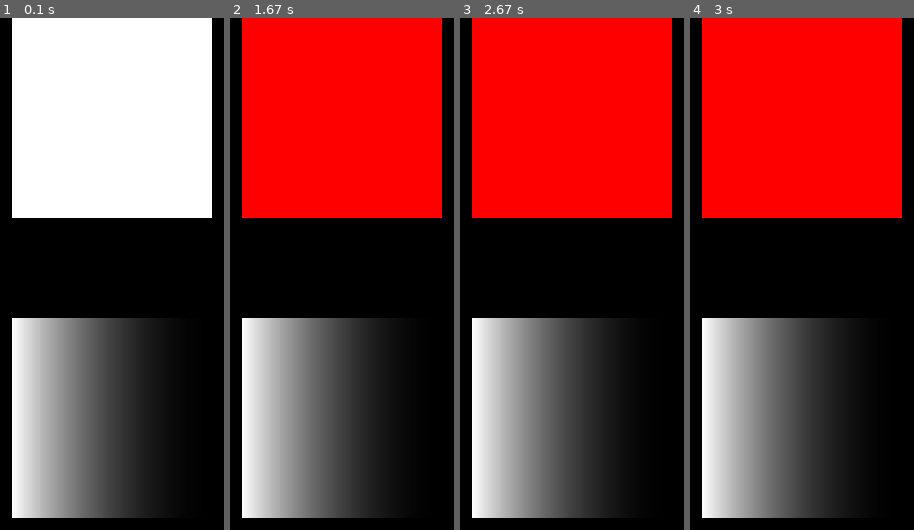
Above: before the commit, frames 1-4 (left to right).
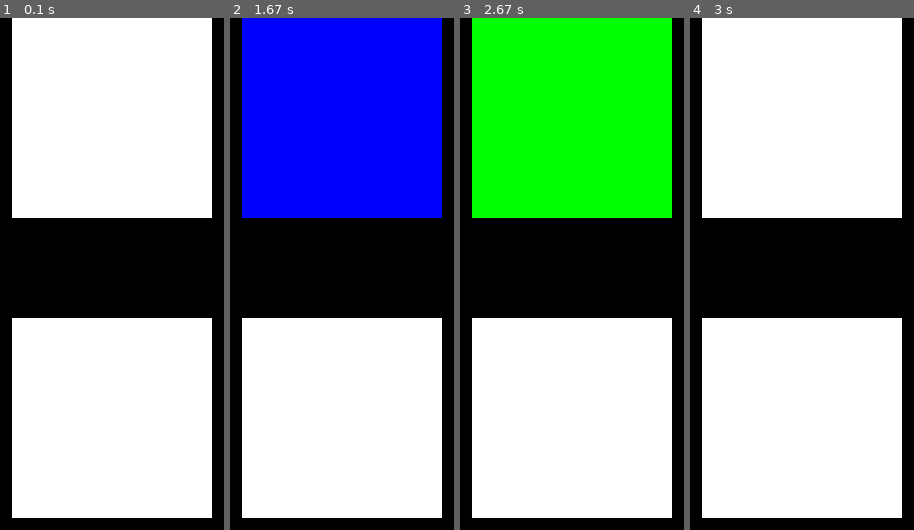
Above: after the commit, the same moments.

Repository: maplegend/pysmile
Game: pygame game, started from examples/simple_menu/run.py
Same seed, same stepped clock (60 frames per second), same inputs: the game is played once before the commit and once after it.
Inputs (mouse positions are in pixels of both pictures, inside the frame that each line leads up to):
- Up to frame 1 (0.1 s): no input
- Up to frame 2 (1.67 s): press the mouse at (342, 120) at 0.37 s; move the mouse to (outside the picture) at 0.47 s; release the mouse at (outside the picture) at 0.6 s; press the mouse at (342, 120) at 1.2 s; move the mouse to (386, 197) at 1.3 s; release the mouse at (429, 274) at 1.43 s; press the mouse at (342, 120) at 1.53 s; move the mouse to (348, 135) at 1.63 s
- Up to frame 3 (2.67 s): release the mouse at (583, 156) at 1.77 s; press the mouse at (572, 120) at 1.87 s; move the mouse to (556, 483) at 1.97 s; release the mouse at (outside the picture) at 2.1 s; click (471, 186) at 2.22 s; press the mouse at (572, 120) at 2.53 s; move the mouse to (639, 166) at 2.63 s
- Up to frame 4 (3 s): release the mouse at (outside the picture) at 2.77 s

The runs differ from the first frame. In frame 1, 33% of the frame differs, in the area x 9-95%, y 58-98%; in frame 2, 68%, in the area x 5-95%, y 0-98%; in frame 3, 68%; in frame 4, 68%.

Commit message:
Fixed shaders Added Button Component

Diff:
--- a/examples/simple_menu/assets/button_shader.frag
+++ b/examples/simple_menu/assets/button_shader.frag
@@ -1,13 +1,19 @@
-uniform float x_coord;
-uniform vec4 color;
 uniform vec4 rect;
+uniform float hover_progress;
+uniform vec4 hover_color;
+uniform float click_progress;
+uniform vec4 click_color;
+uniform vec2 click_pos;
+
 varying vec4 main_color;
 varying vec2 position;
 
 
 void main() {
-    vec2 uv = (gl_FragCoord.xy - rect.xy) / rect.zw;///size;
-    vec4 col = mix(main_color, color, uv.x - x_coord);
+    vec2 uv = (gl_FragCoord.xy - rect.xy ) / rect.zw;
+    vec2 pos = (click_pos - rect.xy) / rect.zw;
+    vec4 col = mix(hover_color, main_color, uv.x - (hover_progress-1.0));
+    col = mix(click_color, col, step(0.1, distance(pos, uv)-click_progress));
 
     gl_FragColor = col;
 }
--- a/examples/simple_menu/simple_menu.py
+++ b/examples/simple_menu/simple_menu.py
@@ -14,6 +14,7 @@
 from pysmile.events.hover import HoverEvent
 from pysmile.components.animation import AnimationComponent
 from pysmile.components.collisions.box_collider import BoxCollider
+from pysmile.components.gui.button import ButtonComponent
 
 
 class SimpleMenu:
@@ -29,19 +30,10 @@
         scene.add_entity(play_button)
         play_button.add_component(TransformComponent(Vector2(width/2-50, 0)))
         shader = Shader.init_from_files("assets/button_shader.vert", "assets/button_shader.frag")
-        shader.uniform_color = tuple(ti/255.0 for ti in Colors.red)
-        shader.uniform_x_coord = 1.2
         play_button.add_component(RendererComponent(RectRenderer(Colors.white), (100, 100), shader))
         play_button.add_component(BoxCollider((100, 100)))
         play_button.add_component(MouseColliderComponent())
-
-        def start_anim(_):
-            if not play_button.contains_component(AnimationComponent):
-                anim = AnimationComponent(step=-20, start=120, end=0,
-                                          function=lambda x: shader.set_uniform("x_coord", x/100.0),
-                                          completion=lambda: print("comp"))
-                play_button.add_component(anim)
-        play_button.event_manager.bind(HoverEvent, start_anim)
+        play_button.add_component(ButtonComponent(shader))
 
         exit_button = Entity()
         scene.add_entity(exit_button)
--- a/pysmile/colors.py
+++ b/pysmile/colors.py
@@ -1,9 +1,14 @@
 import pygame
+
+
+class tuple(tuple):
+    def to_float(self):
+        return tuple(ti / 255.0 for ti in self)
 
 
 class ColorsObj:
     def __getattr__(self, attr):
-        return pygame.color.THECOLORS[attr]
+        return tuple(pygame.color.THECOLORS[attr])
 
 
 Colors = ColorsObj()
--- a/pysmile/component.py
+++ b/pysmile/component.py
@@ -4,3 +4,6 @@
 class Component(ABC):
     def applied_on_entity(self, entity):
         pass
+
+    def removed(self):
+        pass
--- a/pysmile/component_storage.py
+++ b/pysmile/component_storage.py
@@ -13,6 +13,7 @@
         self._components.append(component)
 
     def remove_component(self, component):
+        [cm.removed() for cm in self._components if isinstance(cm, component)]
         self._components = [cm for cm in self._components if not isinstance(cm, component)]
 
     def contains_component(self, component):
--- a/pysmile/components/animation.py
+++ b/pysmile/components/animation.py
@@ -24,9 +24,12 @@
     def update(self, event):
         self.progress += self.step
         self.function(self.interpolate(self.progress))
-        if self.progress >= max(self.end, self.start):
+        if (self.start > self.end >= self.progress) or (self.start <= self.end <= self.progress):
             self.completion()
             self.entity.remove_component(AnimationComponent)
+
+    def removed(self):
+        self.entity.event_manager.unbind(UpdateEvent, self.update)
 
     def applied_on_entity(self, entity):
         self.entity = entity
--- a/pysmile/components/collisions/mouse.py
+++ b/pysmile/components/collisions/mouse.py
@@ -16,12 +16,12 @@
             return
 
         pos = pygame.mouse.get_pos()
-        pressed = pygame.mouse.get_pressed()
+        buttons = pygame.mouse.get_pressed()
         for col in collider:
             if col.collidepoint(pos):
                 self.entity.event_manager.trigger_event(HoverEvent(self.entity))
-                if pressed:
-                    self.entity.event_manager.trigger_event(ClickEvent(self.entity))
+                if True in buttons:
+                    self.entity.event_manager.trigger_event(ClickEvent(self.entity, buttons, pos))
 
     def applied_on_entity(self, entity):
         self.entity = entity
--- a/pysmile/components/game/game_event_manager.py
+++ b/pysmile/components/game/game_event_manager.py
@@ -14,5 +14,8 @@
     def bind(self, event, callback):
         self.event_manager.bind(event, callback)
 
+    def unbind(self, event, callback):
+        self.event_manager.unbind(event, callback)
+
     def game_tick(self):
         pass
--- /dev/null
+++ b/pysmile/components/gui/button.py
@@ -0,0 +1,84 @@
+import enum
+from pysmile.component import Component
+from pysmile.events.update import UpdateEvent
+from pysmile.events.hover import HoverEvent
+from pysmile.events.click import ClickEvent
+from pysmile.components.animation import AnimationComponent
+from pysmile.colors import Colors
+
+
+class ButtonState(enum.Enum):
+    Normal = 0
+    Hovered = 1
+    Clicked = 2
+
+
+class ButtonComponent(Component):
+    def __init__(self, shader, normal_color=Colors.white, hover_color=Colors.blue, click_color=Colors.green):
+        self.entity = None
+        self.hovering = False
+        self.click = False
+        self.click_position = (-1.0, -1.0)
+        self.state = ButtonState.Normal
+        self.normal_color = normal_color
+        self.hover_color = hover_color
+        self.click_color = click_color
+        shader.uniform_click_pos = self.click_position
+        shader.uniform_hover_color = hover_color.to_float()
+        shader.uniform_click_color = click_color.to_float()
+        shader.uniform_hover_progress = 0.0
+        shader.uniform_click_progress = 1.0
+        self.shader = shader
+
+    def create_hover_animation(self, reverse=False):
+        return AnimationComponent(step=-20 if reverse else 20,
+                                  start=120 if reverse else 0,
+                                  end=0 if reverse else 220,
+                                  function=lambda x: self.shader.set_uniform("hover_progress", x / 100.0))
+
+    def create_click_animation(self, reverse=False):
+        return AnimationComponent(step=-2 if reverse else 10,
+                                  start=120 if reverse else 0,
+                                  end=0 if reverse else 120,
+                                  function=lambda x: self.shader.set_uniform("click_progress", x / 100.0))
+
+    def start_animation(self, anim):
+        if self.entity.contains_component(AnimationComponent):
+            self.entity.remove_component(AnimationComponent)
+
+        self.entity.add_component(anim)
+
+    def update(self, event):
+        if self.hovering and self.state == ButtonState.Normal:
+            self.start_animation(self.create_hover_animation(False))
+            self.state = ButtonState.Hovered
+        elif not self.hovering and self.state == ButtonState.Hovered:
+            self.start_animation(self.create_hover_animation(True))
+            self.state = ButtonState.Normal
+        elif not self.hovering and self.state == ButtonState.Clicked:
+            self.shader.uniform_click_pos = (-1.0, -1.0)
+            self.shader.uniform_hover_progress = 0.0
+            self.state = ButtonState.Normal
+        elif self.click and not self.entity.contains_component(AnimationComponent):
+            height = self.entity.scene.game.screen_size[1]
+            self.shader.uniform_click_pos = (self.click_position[0], height - self.click_position[1])
+            self.start_animation(self.create_click_animation(False))
+            self.state = ButtonState.Clicked
+
+        self.hovering = False
+        self.click = False
+
+    def hover_event(self, event):
+        if event.entity == self.entity:
+            self.hovering = True
+
+    def click_event(self, event):
+        if event.entity == self.entity and event.buttons[0]:
+            self.click = True
+            self.click_position = tuple([float(i) for i in event.position])
+
+    def applied_on_entity(self, entity):
+        self.entity = entity
+        entity.event_manager.bind(UpdateEvent, self.update)
+        entity.event_manager.bind(HoverEvent, self.hover_event)
+        entity.event_manager.bind(ClickEvent, self.click_event)
--- a/pysmile/events/click.py
+++ b/pysmile/events/click.py
@@ -1,5 +1,7 @@
 class ClickEvent:
     """Triggered by mouse collider when click detected"""
 
-    def __init__(self, entity):
+    def __init__(self, entity, buttons, position):
         self.entity = entity
+        self.buttons = buttons
+        self.position = position
--- a/pysmile/game.py
+++ b/pysmile/game.py
@@ -17,6 +17,10 @@
         self.scene = Scene(self)
         self.cached = []
         self.chash = 0
+
+    @property
+    def screen_size(self):
+        return self.get_component(GameRendererComponent).game_screen.size
 
     def setup_default_components(self, screen_size):
         self.add_component(GameEventManagerComponent())
--- a/pysmile/game_renderer.py
+++ b/pysmile/game_renderer.py
@@ -14,13 +14,14 @@
 
     def draw(self):
         glClear(GL_COLOR_BUFFER_BIT | GL_DEPTH_BUFFER_BIT)
+        screen_size = self.game.screen_size
         for ent in self.game.scene.get_entities_with_component(RendererComponent):
             rend = ent.get_component(RendererComponent)
             trans = ent.get_component(TransformComponent)
             if not rend or not trans:
                 continue
             if rend.shader is not None:
-                rend.shader.uniform_rect = (*trans.xy, *rend.size)
+                rend.shader.uniform_rect = (trans.x, screen_size[1] - trans.y - rend.size[1], *rend.size)
                 rend.shader.use()
             rend.render(Rect(*trans.xy, *rend.size), ent)
             if rend.shader is not None:
Empty file added: pysmile/components/gui/__init__.py
